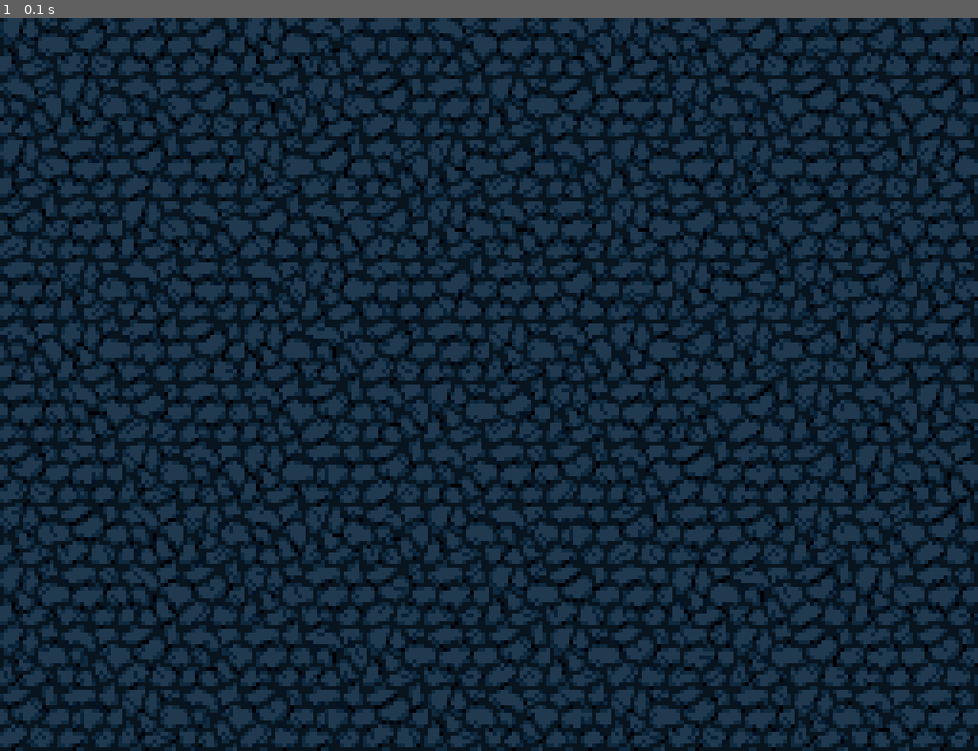
Above: before the commit, frame 1.
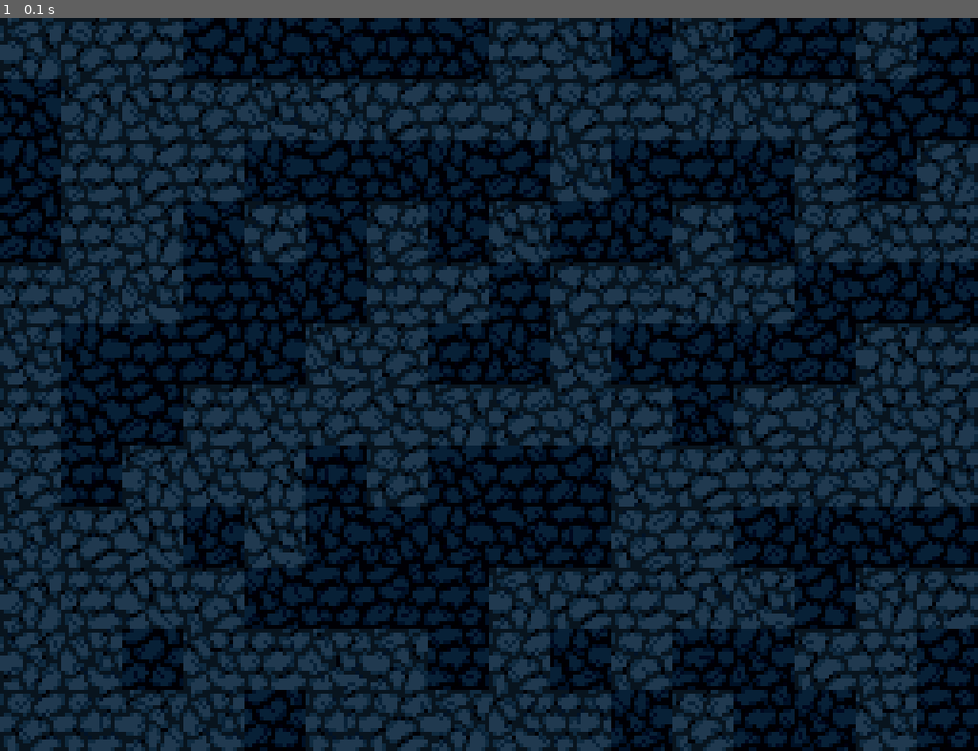
Above: after the commit, the same moment.

Repository: DaNubCoding/The-Dungeon-of-Die-Reimagined
Game: pygame game, started from main.py
Same seed, same stepped clock (60 frames per second), same inputs: the game is played once before the commit and once after it.
Inputs:
- Up to frame 1 (0.1 s): no input

The runs differ from the first frame. In frame 1, 69% of the frame differs, in the area x 0-100%, y 0-100%.

Commit message:
ground and wall tiles

Diff:
--- a/src/game/tile.py
+++ b/src/game/tile.py
@@ -1,5 +1,6 @@
 from random import randint, choice
 from pygame.locals import *
+import pygame
 
 from src.management.sprite import Sprite, Layers
 from src.management.scene import Scene
@@ -14,18 +15,30 @@
                     self.tiles[y][x][0] = choice([i for i in range(len(img.cobblestones)) if i != self.tiles[y - 1][x][0]])
                 if self.tiles[y][x][0] == self.tiles[y][x - 1][0]:
                     self.tiles[y][x][0] = choice([i for i in range(len(img.cobblestones)) if i != self.tiles[y][x - 1][0]])
+
         for y in range(len(self.tiles)):
             for x in range(len(self.tiles[y])):
                 image = img.cobblestones[self.tiles[y][x][0]].copy()
                 crack = img.cracks[self.tiles[y][x][1]]
                 image.blit(crack, (0, 0), special_flags=BLEND_RGB_SUB)
-                Tile(scene, Layers.FLOOR, Texture(scene.manager.window, image), (x * 64, y * 64))
+                choice([Ground, Wall])(scene, image, (x * 64, y * 64))
 
 class Tile(Sprite):
-    def __init__(self, scene: Scene, layer: Layers, image: Texture, pos: tuple[int, int]) -> None:
+    def __init__(self, scene: Scene, layer: Layers, image: pygame.Surface, pos: tuple[int, int]) -> None:
         super().__init__(scene, layer)
-        self.image = image
+        self.image = Texture(self.manager.window, image)
         self.pos = VEC(pos)
 
     def draw(self) -> None:
         self.manager.window.render(self.image, self.pos)
+
+class Ground(Tile):
+    def __init__(self, scene: Scene, image: pygame.Surface, pos: tuple[int, int]) -> None:
+        (surf := pygame.Surface(image.get_size())).fill((25, 25, 25))
+        image.blit(surf, (0, 0), special_flags=BLEND_RGB_SUB)
+        super().__init__(scene, Layers.GROUND, image, pos)
+
+class Wall(Tile):
+    def __init__(self, scene: Scene, image: pygame.Surface, pos: tuple[int, int]) -> None:
+        image = pygame.transform.flip(image, True, True)
+        super().__init__(scene, Layers.WALL, image, pos)
--- a/src/management/sprite.py
+++ b/src/management/sprite.py
@@ -7,7 +7,7 @@
 from enum import Enum, auto
 
 class Layers(Enum):
-    FLOOR = auto()
+    GROUND = auto()
     WALL = auto()
 
 class Sprite(AbstractClass):
